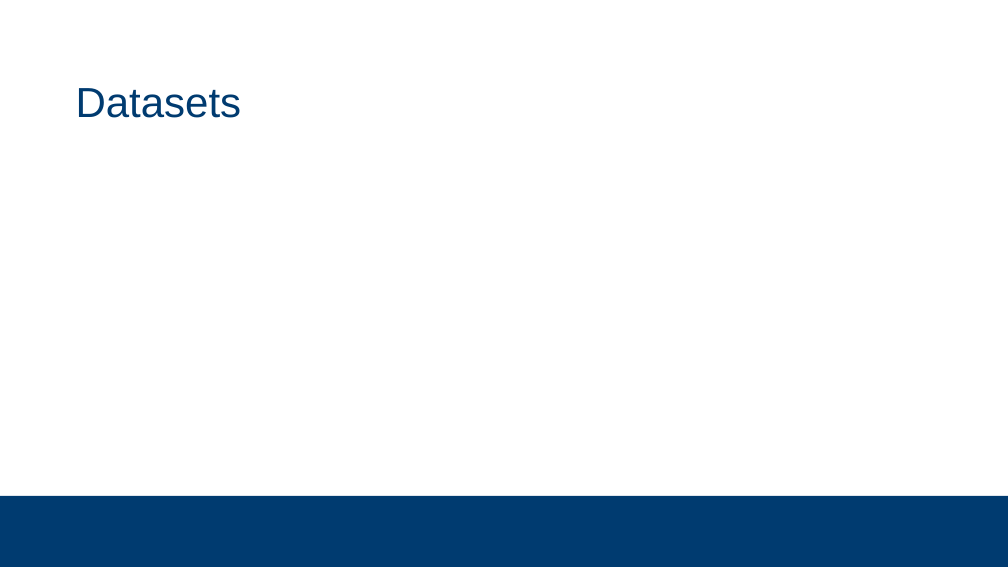
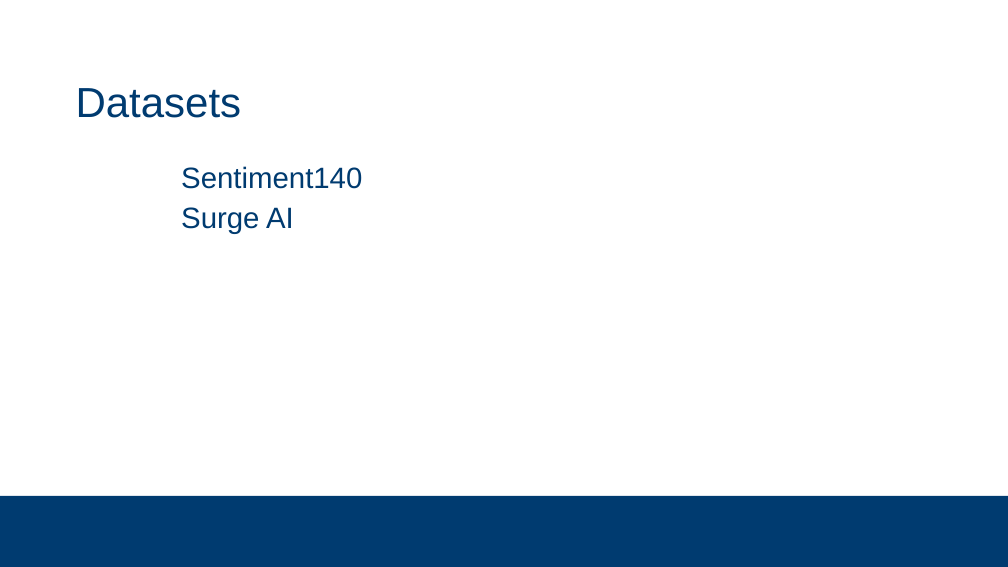
Before and after one commit to subsystem3/project, a slide deck: slide 5 of Final-Project-Team-2.pptx (slide 6 before the commit). Drawn at 1008x567 pixels with LibreOffice and Linux fonts; fonts in the diff are those of the drawing; background and template pictures are left out. Boxes give left, top, right and bottom in pixels: in the first picture for what was removed or moved away, otherwise in the second. Text is boxed around its words. In the diff, an @@ line names an element or a change of style, - is before the commit and + after.

```diff
--- a/Final-Project-Team-2.pptx
+++ b/Final-Project-Team-2.pptx
@@ text added at box(181, 166, 362, 234), 28 pt, text #003B70 @@
+  Sentiment140
+  Surge AI
```
Also in this commit, not shown: 7 other slides changed, 10 slides added, 4 slides removed.
